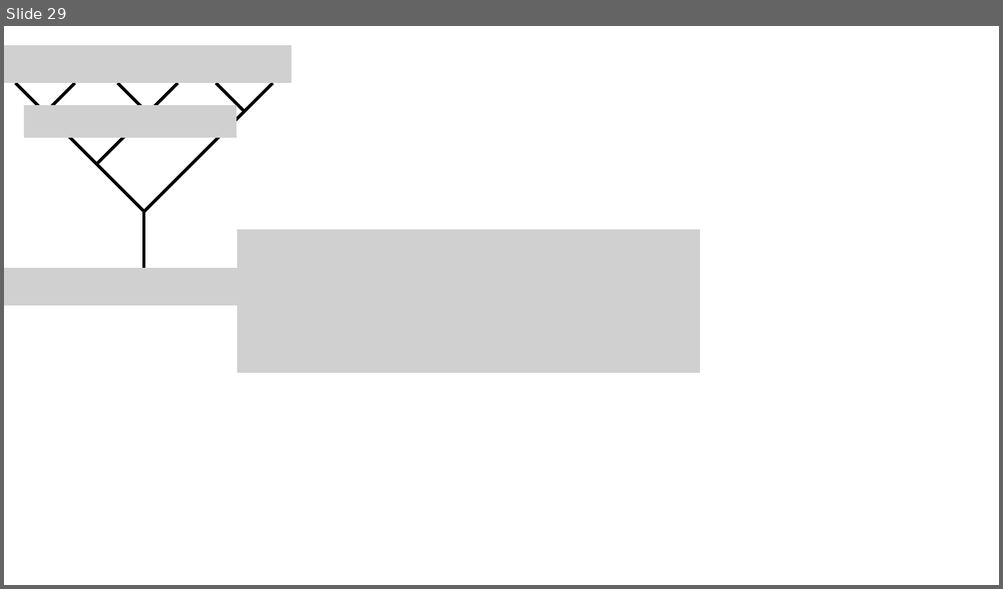
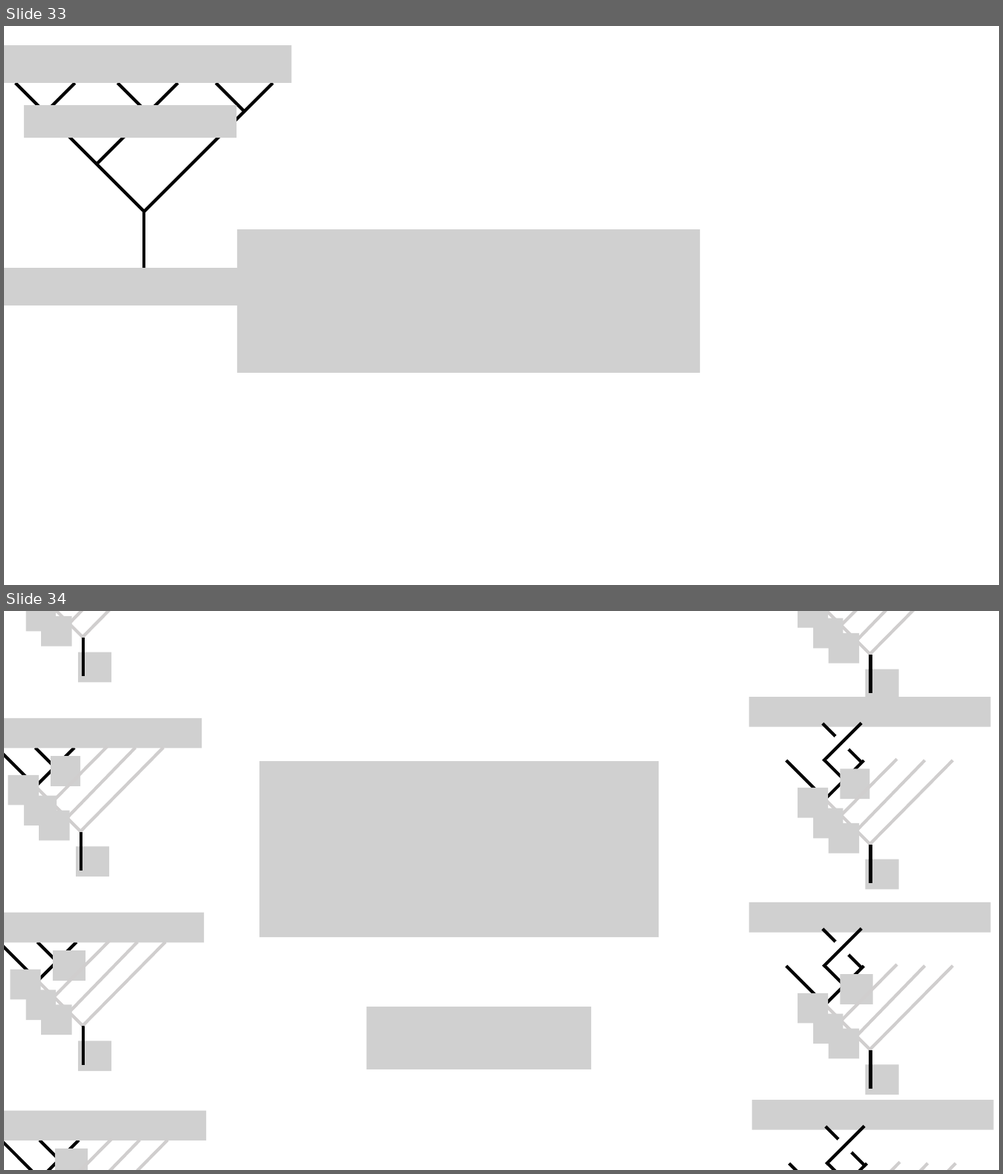
Before and after one commit to yk-liu/yk-liu.github.io, a slide deck: _posts/2019-05-14-Introduction-to-QC-and-TQC-Ising-Anyons/assets/pics.source.pptx. Shown one above the other, each under a label of ours: slide 29 before the commit, slides 33 and 34 after it. The pictures are 1003x589 and 1003x1174 pixels, drawn with LibreOffice and Linux fonts; fonts in the diff are those of the drawing; grey boxes stand for pictures; background and template pictures are left out. Boxes give left, top, right and bottom in pixels: in the first picture for what was removed or moved away, otherwise in the second. Text is boxed around its words. In the diff, an @@ line names an element or a change of style, - is before the commit and + after.

```diff
--- a/_posts/2019-05-14-Introduction-to-QC-and-TQC-Ising-Anyons/assets/pics.source.pptx
+++ b/_posts/2019-05-14-Introduction-to-QC-and-TQC-Ising-Anyons/assets/pics.source.pptx
@@ slide 34 added at <box>4,611,999,1170</box>, background #FFFFFF @@
@@ group added at <box>25,611,165,682</box>: 4 lines, 3 pictures @@
@@ group added at <box>797,611,952,699</box>: 5 lines, 4 pictures @@
@@ group added at <box>749,697,991,889</box>: 10 lines, 6 pictures, 1 ellipse @@
@@ picture added at <box>259,762,658,938</box> @@
@@ group added at <box>4,718,202,877</box>: 8 lines, 6 pictures @@
@@ group added at <box>749,903,991,1095</box>: 10 lines, 6 pictures, 1 ellipse @@
@@ group added at <box>4,912,204,1071</box>: 8 lines, 6 pictures @@
@@ picture added at <box>367,1007,591,1070</box> @@
@@ group added at <box>4,1111,206,1170</box>: 6 lines, 2 pictures @@
@@ group added at <box>751,1100,993,1170</box>: 8 lines, 1 picture, 1 ellipse @@
@@ what was slide 29 is now slide 33 @@
```
Also in this commit, not shown: 6 other slides added, 2 slides removed, 1 other file.
